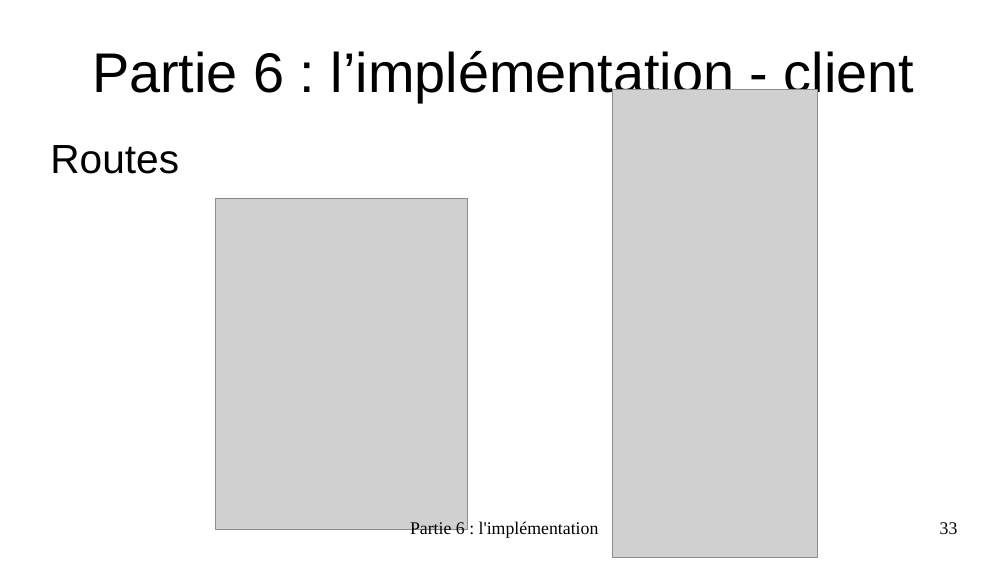
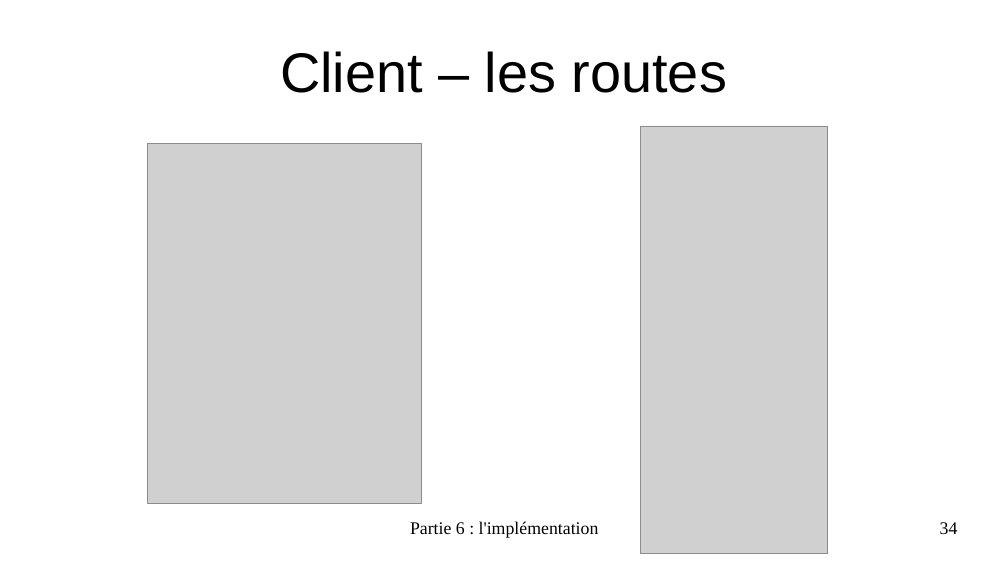
Before and after one commit to EmmaBroudic/Projet-Nooky, a slide deck: slide 34 of doc/Nooky4.odp (slide 33 before the commit). Drawn at 1008x567 pixels with LibreOffice and Linux fonts; fonts in the diff are those of the drawing; grey boxes stand for pictures. Boxes give left, top, right and bottom in pixels: in the first picture for what was removed or moved away, otherwise in the second. Text is boxed around its words. In the diff, an @@ line names an element or a change of style, - is before the commit and + after.

```diff
--- a/doc/Nooky4.odp
+++ b/doc/Nooky4.odp
@@ title at [280, 51, 727, 93]: text changed @@
-Partie 6 : l’implémentation - client
+Client – les routes
@@ text removed at [50, 145, 179, 174] @@
-Routes
@@ picture: place and size @@
-picture at [216, 198, 468, 530]
+picture at [147, 144, 422, 504]
@@ picture: place and size @@
-picture at [613, 90, 818, 558]
+picture at [641, 126, 829, 554]
@@ page number at [940, 522, 958, 534]: text changed @@
-33
+34
```
Also in this commit, not shown: 23 other slides changed, 12 slides added, 28 other files.
